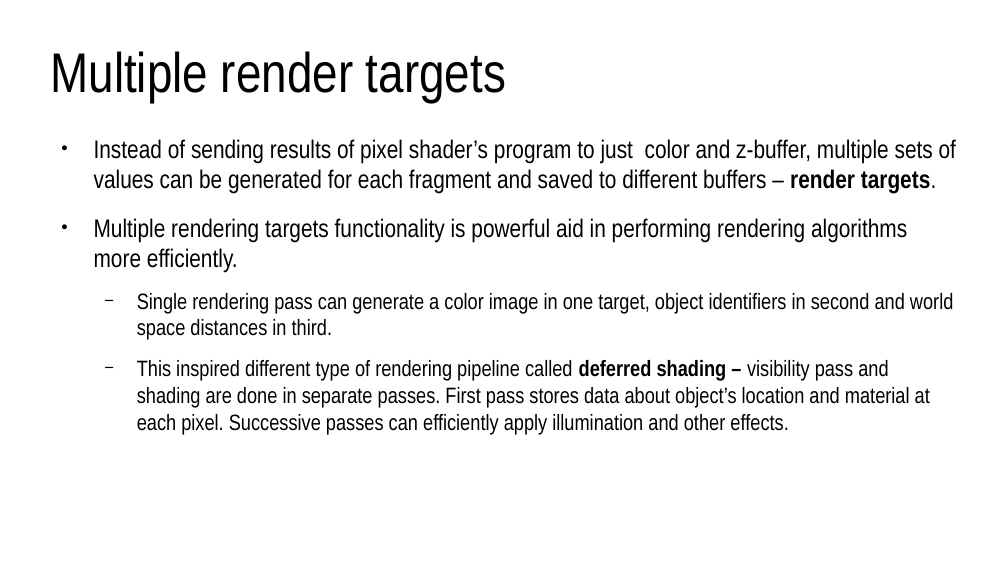
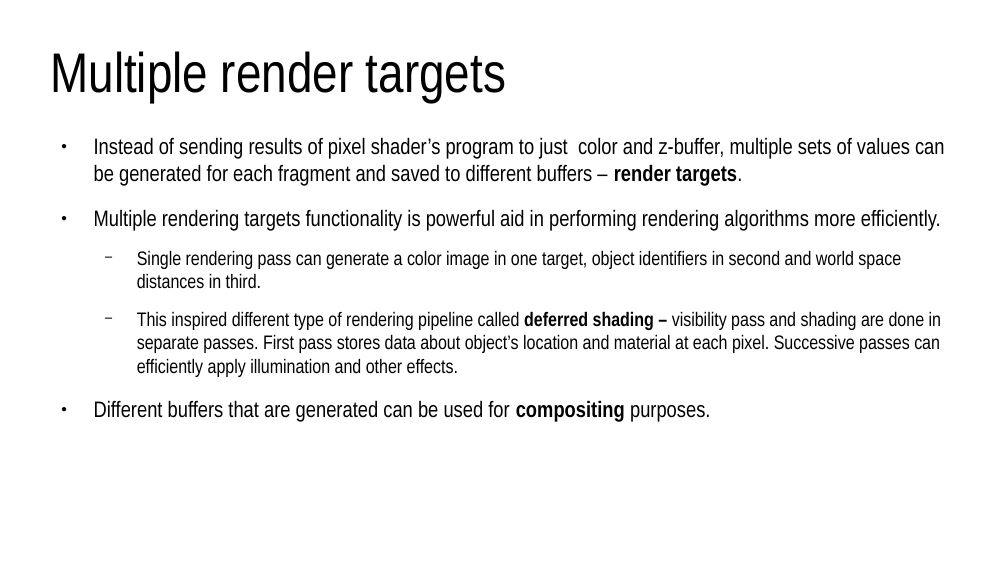
Before and after one commit to lorentzo/IntroductionToComputerGraphics, a slide deck: slide 46 of lectures/4_foundations_rendering/4_3_rasterization.odp (slide 38 before the commit). Drawn at 1008x567 pixels with LibreOffice and Linux fonts; fonts in the diff are those of the drawing. Boxes give left, top, right and bottom in pixels: in the first picture for what was removed or moved away, otherwise in the second. Text is boxed around its words. In the diff, an @@ line names an element or a change of style, - is before the commit and + after.

```diff
--- a/lectures/4_foundations_rendering/4_3_rasterization.odp
+++ b/lectures/4_foundations_rendering/4_3_rasterization.odp
@@ text at (x1=94, y1=137, x2=945, y2=377): size 20 to 17.6 pt in "Instead of sending results of pixel shader’s ...", "Multiple rendering targets functionality is powerful aid ..."; size 17.5 to 15.4 pt in "Single rendering pass can generate a color ...", "This inspired different type of rendering pipeline ..." @@
@@ text at (x1=94, y1=400, x2=711, y2=422): paragraph added @@
+● Different buffers that are generated can be used for compositing purposes.
```
Also in this commit, not shown: 12 other slides changed, 10 slides added, 1 slide removed, 1 other file.
